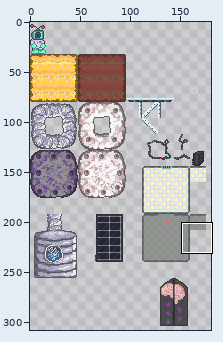
Two versions of one sprite sheet, 2dexample/Art/tilemap.png. Above, an overview of the earlier version with the close-up marked.
Close-up. Earlier state:
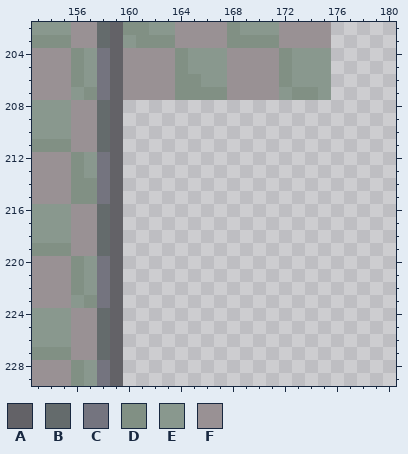
The file is 320x320 pixels. Pixels under 10% opacity are left out. Colours within 5 levels of each other are drawn and written as one. Shown: x 153..180, y 202..229. The wide view leaves out empty margins.
Palette (. is transparent): A #636267  B #646b6c  C #74747f  D #819084  E #89988e  F #999194
Pixels before, first column x 153:
202 EEEFFBADDEEFFFFDEEEFFFF
203 DDDFFBAEDDDFFFFDDDDFFFF
204 FFFDECAFFFFDEEEFFFFDEEE
205 FFFDECAFFFFDEEEFFFFDEEE
206 FFFDECAFFFFDDEEFFFFDEEE
207 FFFEDCAFFFFDDDDFFFFEDDE
208 EEEFFBA................
209 EEEFFBA................
210 EEEFFBA................
211 DDDFFBA................
212 FFFDECA................
213 FFFDECA................
214 FFFDDCA................
215 FFFDDCA................
216 EEEFFBA................
217 EEEFFBA................
218 EEEFFBA................
219 DDDFFBA................
220 FFFDECA................
221 FFFDECA................
222 FFFDECA................
223 FFFEDCA................
224 EEEFFBA................
225 EEEFFBA................
226 EEEFFBA................
227 DDDFFBA................
228 FFFDECA................
229 FFFDECA................
Now the later version:
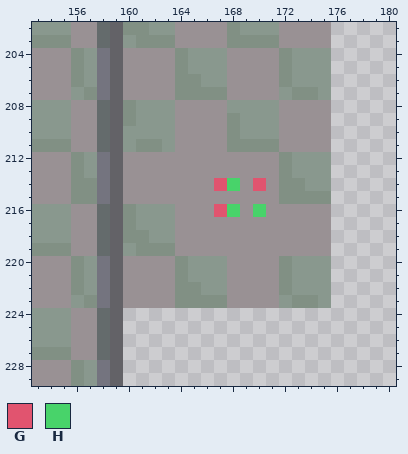
Colours new in this view: G #e1546f  H #48d36a
The exact change:
Changed rows in their new state; - is an unchanged pixel.
first column x 160:
208 DEEEFFFFEEEEFFFF
209 DEEEFFFFDEEEFFFF
210 EEEEFFFFDEEEFFFF
211 EDDEFFFFDDDDFFFF
212 FFFFFFFFFFFFDEEE
213 FFFFFFFFFFFFDEEE
214 FFFFFFFGHFGFDDEE
215 FFFFFFFFFFFFDDDD
216 DEEEFFFGHFHFFFFF
217 DEEEFFFFFFFFFFFF
218 DDEEFFFFFFFFFFFF
219 EDDDFFFFFFFFFFFF
220 FFFFDEEEFFFFDEEE
221 FFFFDEEEFFFFDEEE
222 FFFFDDEEFFFFDEEE
223 FFFFDDDDFFFFEDDE
